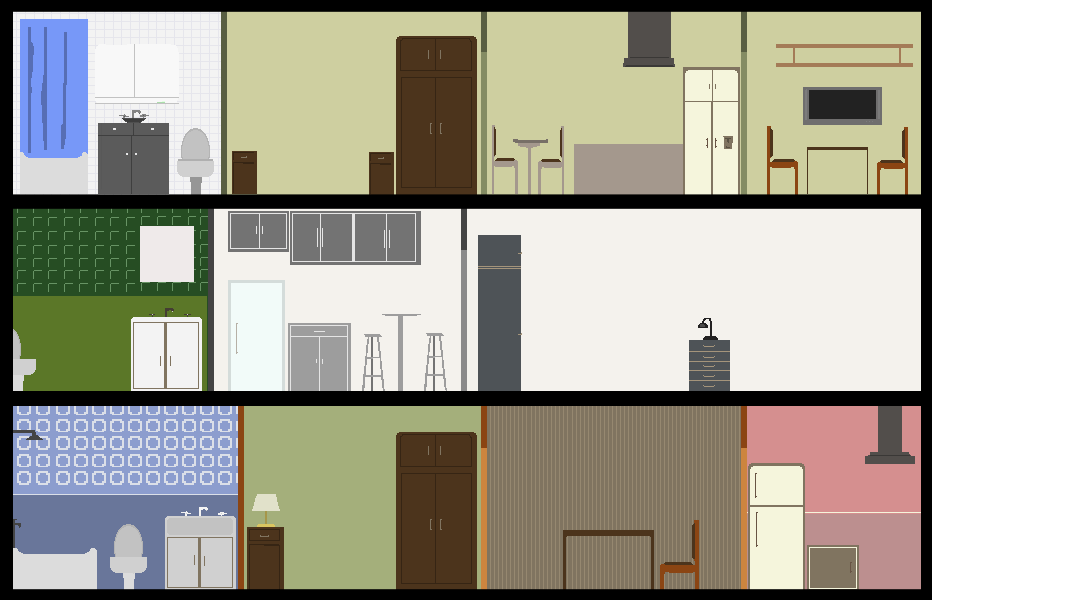
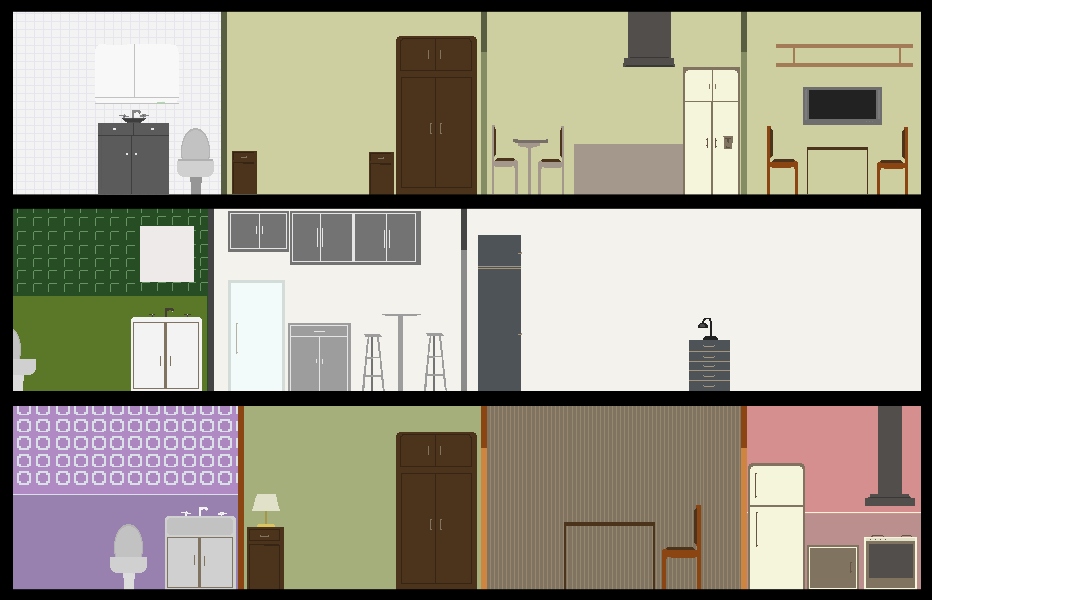
The second 1067px x 600px image is a revision of the first. Changes to its layers:
renamed "Capa 10" to "Capa 13", painted on it over [20, 19, 88, 194]
renamed "Capa pegada" to "Capa 15", painted on it over [13, 406, 917, 590]
